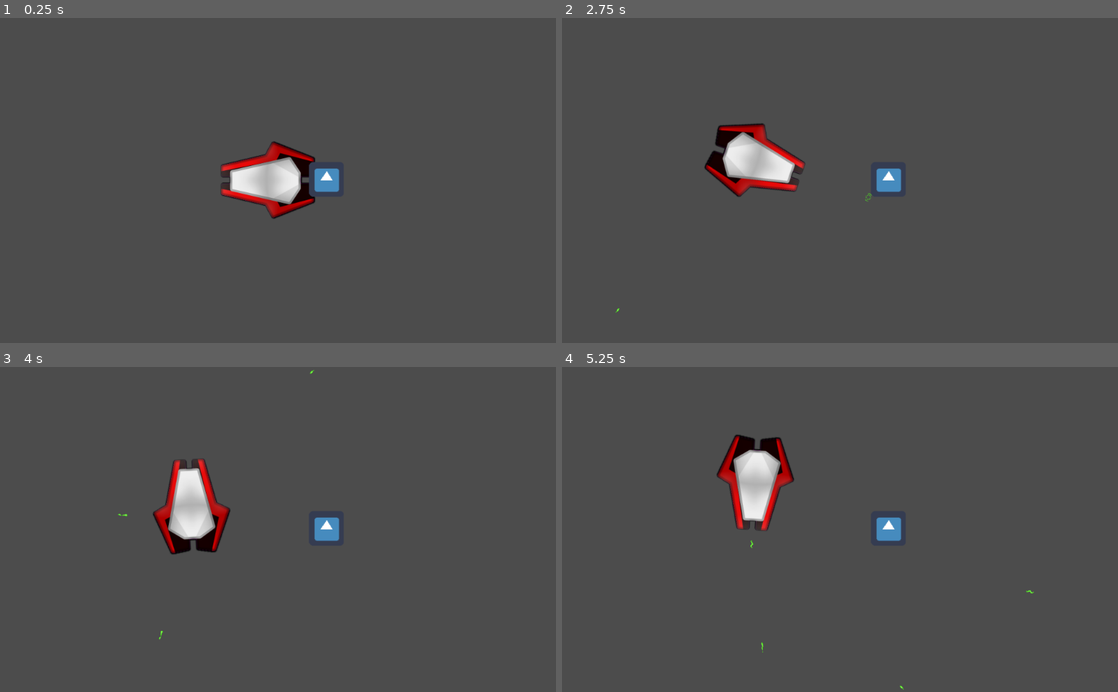
Above: before the commit, frames 1-4 (two rows, left to right).
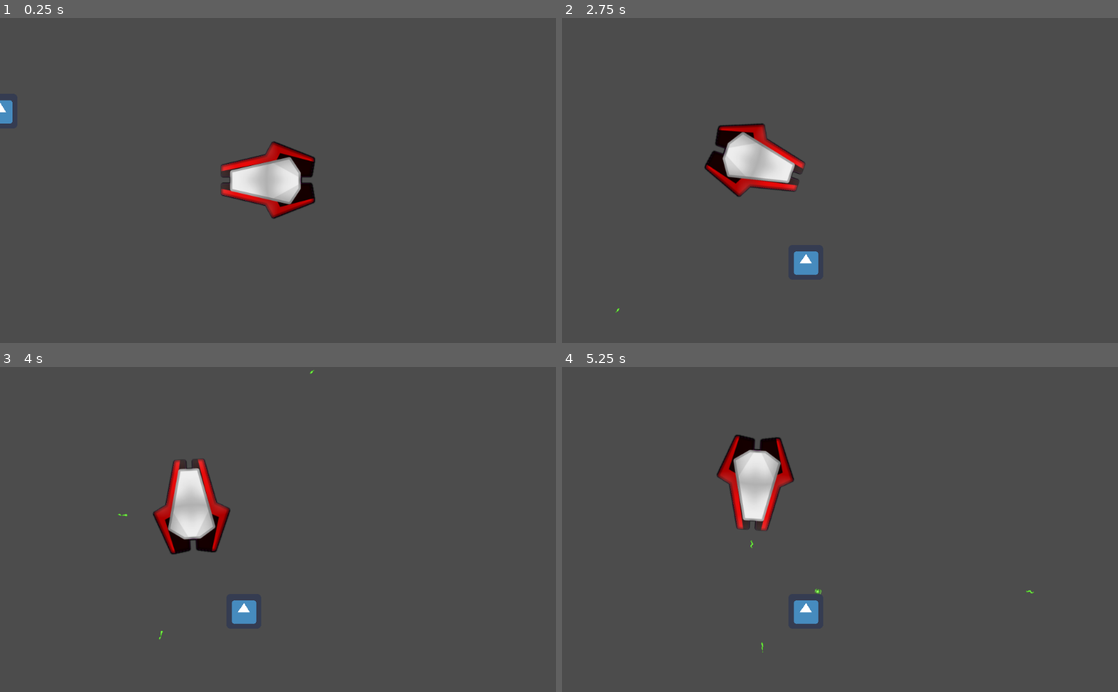
Above: after the commit, the same moments.

Repository: orelll/SpaceShooter
Game: Godot game, scene res://Player.tscn
Two runs of this game, one before a commit and one after it. Both use one fixed random seed, a clock stepped at 60 frames per second and the inputs below. The engine's default icon, where the game draws it, is replaced by a stand-in: a white triangle on a blue panel in a dark square.
Inputs:
- Up to frame 1 (0.25 s): no input
- Up to frame 2 (2.75 s): tap Enter (ui_accept) at 0.5, 0.6, 0.77, 1.07, 1.35, 1.52, 1.82, 2.1 s; hold Right (ui_right) 0.53-1.28 s; hold Down (ui_down) 1.28-2.03 s; hold Right (ui_right) from 2.03 s (still down)
- Up to frame 3 (4 s): release Right (ui_right) at 2.78 s; hold Up (ui_up) 2.78-3.53 s; tap Enter (ui_accept) at 2.85, 3.02, 3.32, 3.6, 3.77 s; hold Left (ui_left) from 3.53 s (still down)
- Up to frame 4 (5.25 s): tap Enter (ui_accept) at 4.07, 4.35, 4.52, 4.82, 5.1 s; release Left (ui_left) at 5.03 s; hold Down (ui_down) from 5.03 s (still down)

The runs differ from the first frame. In frame 1, 0.6% of the frame differs, in the area x 0-61%, y 25-56%; in frame 2, 0.7%; in frame 3, 0.7%; in frame 4, 0.7%, in the area x 41-62%, y 46-100%.

Commit message:
added shooting and targeting

Diff:
--- a/Obstacle.gd
+++ /dev/null
@@ -1,10 +0,0 @@
-extends Area2D
-
-
-# Called when the node enters the scene tree for the first time.
-func _ready():
-	pass # Replace with function body.
-
-
-func _on_Obstacle_area_entered(area):
-	print('its hit!')
--- a/Player.gd
+++ b/Player.gd
@@ -1,19 +1,23 @@
 extends KinematicBody2D
 
 signal hit
+var root
 export var speed = 400
 export (float) var rotation_speed = 1
 var screen_size
 var velocity = Vector2()
 var rotation_dir = 0
 var readyToShot = 1
+var rng = RandomNumberGenerator.new()
 
 # Called when the node enters the scene tree for the first time.
 func _ready():
 	screen_size = get_viewport().size
+	root = get_tree().get_root()
 	hide()
 	var pos = Vector2(screen_size.x / 2, screen_size.y / 2)
 	start(pos)
+	spawn_target()
 
 func start(pos):
     position = pos
@@ -57,7 +61,6 @@
 
 # input event - runs when the input happens
 func shot():
-	var root = get_tree().get_root()
 	var found = load("res://Shot.tscn")
 	var shotDuplicate = found.instance()
 	shotDuplicate.position = position
@@ -65,5 +68,22 @@
 	root.add_child(shotDuplicate)
 	shotDuplicate.show()
 
+func spawn_target():
+	var target_position_X = rng.randi_range(-screen_size.x, screen_size.x)
+	var target_position_Y = rng.randi_range(-screen_size.y, screen_size.y)
+
+	target_position_X= clamp(target_position_X, 0, screen_size.x)
+	target_position_Y= clamp(target_position_Y, 0, screen_size.y)
+
+	var root = get_tree().get_root()
+
+	var targetPrefab = load("res://target.tscn")
+	var targetInstance = targetPrefab.instance()
+	targetInstance.position = Vector2(target_position_X, target_position_Y)
+
+	root.call_deferred("add_child",targetInstance)
+	targetInstance.show()
+	print('target spawned at' + str(targetInstance.position))
+
 func _on_Obstacle_area_entered(area):
-	pass # Replace with function body.
+	print('its hit')
--- a/Player.tscn
+++ b/Player.tscn
@@ -1,9 +1,7 @@
-[gd_scene load_steps=9 format=2]
+[gd_scene load_steps=5 format=2]
 
 [ext_resource path="res://Player.gd" type="Script" id=1]
 [ext_resource path="res://Assets/Ships/ship_188.png" type="Texture" id=2]
-[ext_resource path="res://Obstacle.gd" type="Script" id=3]
-[ext_resource path="res://icon.png" type="Texture" id=4]
 
 [sub_resource type="SpriteFrames" id=1]
 animations = [ {
@@ -16,17 +14,6 @@
 [sub_resource type="CapsuleShape2D" id=2]
 radius = 68.2774
 height = 34.4258
-
-[sub_resource type="SpriteFrames" id=3]
-animations = [ {
-"frames": [ ExtResource( 4 ) ],
-"loop": true,
-"name": "default",
-"speed": 5.0
-} ]
-
-[sub_resource type="RectangleShape2D" id=4]
-extents = Vector2( 31.2911, 30.883 )
 
 [node name="Node2D" type="Node2D"]
 
@@ -41,17 +28,3 @@
 position = Vector2( -15.4327, -1.71477 )
 rotation = -1.59942
 shape = SubResource( 2 )
-
-[node name="Obstacle" type="Area2D" parent="."]
-collision_layer = 3
-collision_mask = 3
-script = ExtResource( 3 )
-
-[node name="AnimatedSprite" type="AnimatedSprite" parent="Obstacle"]
-position = Vector2( 601.431, 297.852 )
-frames = SubResource( 3 )
-
-[node name="CollisionShape2D" type="CollisionShape2D" parent="Obstacle"]
-position = Vector2( 602.048, 297.676 )
-shape = SubResource( 4 )
-[connection signal="area_entered" from="Obstacle" to="Obstacle" method="_on_Obstacle_area_entered"]
--- a/Shot.gd
+++ b/Shot.gd
@@ -15,15 +15,32 @@
 
 func _physics_process(delta):
 	position += velocity * delta
-	#move_and_collide(velocity * delta)
-	#velocity = move_and_slide(velocity)
 	if position.x > screen_size.x or position.y > screen_size.y or position.x < -screen_size.x or position.y  < -screen_size.y:
 		$AnimatedSprite.play("explosion")
 		get_parent().remove_child(self)
 
 func _on_Shot2_area_entered(area):
-	if area.get_name() == 'Obstacle':
+	if area.get_name() == 'target':
 		velocity = Vector2(0,0)
 		$AnimatedSprite.play("explosion")
 		yield($AnimatedSprite, "animation_finished" )
+		var target = find_node_by_name(get_tree().get_root(), "target")
+		find_node_by_name(get_tree().get_root(), 'root').call_deferred("remove_child",target)
+
+		var player = find_node_by_name(get_tree().get_root(), "Player")
+		player.spawn_target()
 		get_parent().remove_child(self)
+
+func find_node_by_name(root, name):
+
+    if(root.get_name() == name): return root
+
+    for child in root.get_children():
+        if(child.get_name() == name):
+            return child
+
+        var found = find_node_by_name(child, name)
+
+        if(found): return found
+
+    return null
--- a/Shot.tscn
+++ b/Shot.tscn
@@ -10,7 +10,6 @@
 [ext_resource path="res://Assets/Shots/shot1_exp2.png" type="Texture" id=8]
 [ext_resource path="res://Assets/Shots/shot1_exp3.png" type="Texture" id=9]
 [ext_resource path="res://Assets/Shots/shot1_exp4.png" type="Texture" id=10]
-
 
 [sub_resource type="SpriteFrames" id=1]
 animations = [ {
--- /dev/null
+++ b/target.gd
@@ -0,0 +1,16 @@
+extends Area2D
+
+# Declare member variables here. Examples:
+# var a = 2
+# var b = "text"
+
+# Called when the node enters the scene tree for the first time.
+func _ready():
+	show() # Replace with function body.
+	$AnimatedSprite.play("default")
+# Called every frame. 'delta' is the elapsed time since the previous frame.
+#func _process(delta):
+#	pass
+
+func _on_target_area_entered(area):
+	pass
--- /dev/null
+++ b/target.tscn
@@ -0,0 +1,29 @@
+[gd_scene load_steps=5 format=2]
+
+[ext_resource path="res://target.gd" type="Script" id=1]
+[ext_resource path="res://icon.png" type="Texture" id=2]
+
+[sub_resource type="SpriteFrames" id=1]
+animations = [ {
+"frames": [ ExtResource( 2 ) ],
+"loop": true,
+"name": "default",
+"speed": 5.0
+} ]
+
+[sub_resource type="RectangleShape2D" id=2]
+extents = Vector2( 31.8754, 31.2665 )
+
+[node name="target" type="Node2D"]
+
+[node name="target" type="Area2D" parent="."]
+collision_layer = 3
+collision_mask = 3
+script = ExtResource( 1 )
+
+[node name="AnimatedSprite" type="AnimatedSprite" parent="target"]
+frames = SubResource( 1 )
+
+[node name="CollisionShape2D" type="CollisionShape2D" parent="target"]
+shape = SubResource( 2 )
+[connection signal="area_entered" from="target" to="target" method="_on_target_area_entered"]
